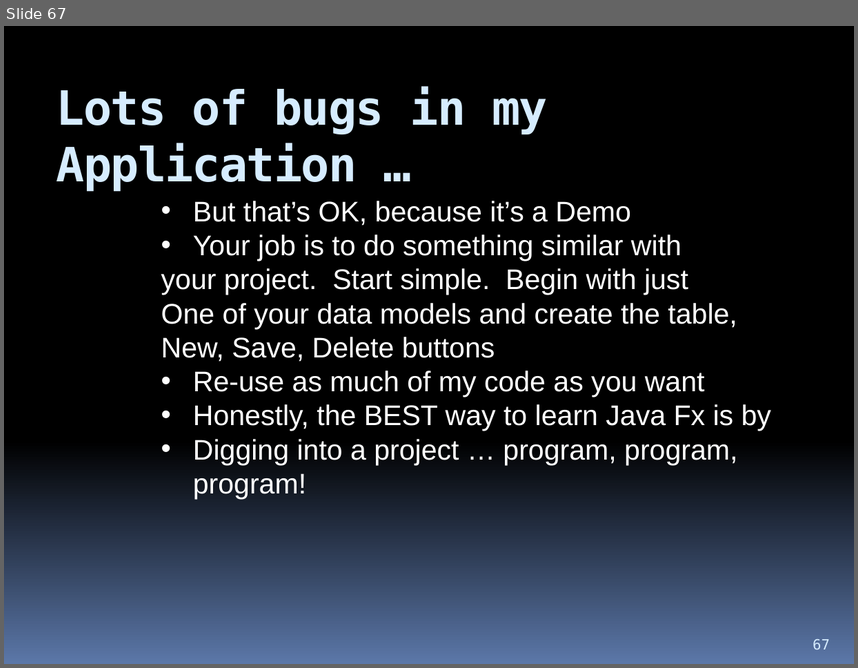
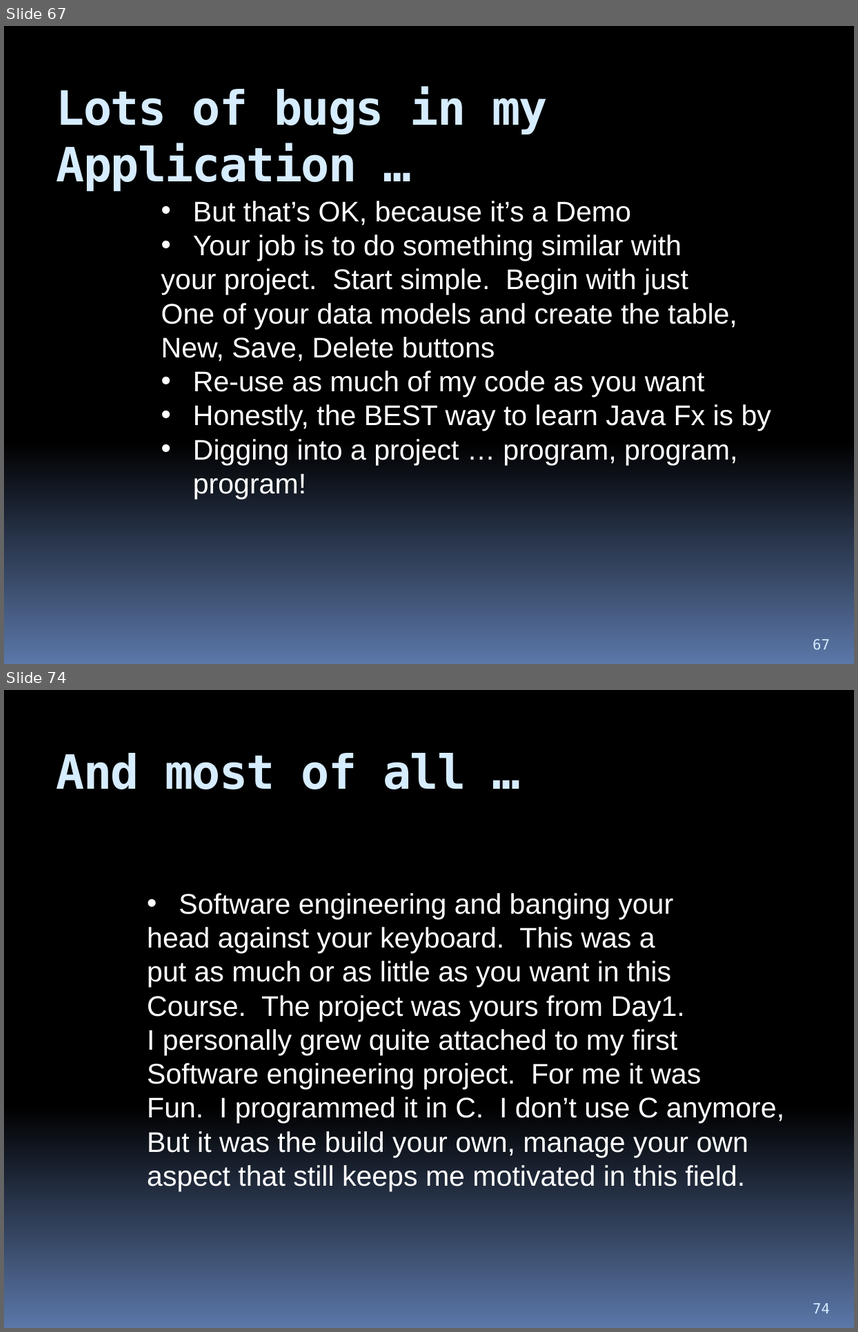
Before and after one commit to hchan/comp2613, a slide deck: coursePresentation.pptx. Shown one above the other, each under a label of ours: slide 67 before the commit, slides 67 and 74 after it; the slides between them are not shown. The pictures are 858x668 and 858x1332 pixels, drawn with LibreOffice and Linux fonts; fonts in the diff are those of the drawing. Boxes give left, top, right and bottom in pixels: in the first picture for what was removed or moved away, otherwise in the second. Text is boxed around its words. In the diff, an @@ line names an element or a change of style, - is before the commit and + after.

```diff
--- a/coursePresentation.pptx
+++ b/coursePresentation.pptx
@@ slide 74 added at <box>4,690,854,1328</box>, background gradient #000000 to #5B77A8 @@
@@ title added at <box>56,753,466,789</box>, 40 pt, text #D6ECFF, bold @@
+And most of all …
@@ text added at <box>147,893,784,1191</box>, 24 pt, text #FFFFFF @@
+• Software engineering and banging your
+head against your keyboard. This was a
+put as much or as little as you want in this
+Course. The project was yours from Day1.
+I personally grew quite attached to my first
+Software engineering project. For me it was
+Fun. I programmed it in C. I don’t use C anymore,
+But it was the build your own, manage your own
+aspect that still keeps me motivated in this field.
@@ page number added at <box>813,1303,830,1313</box>, 12 pt, text #D6ECFF @@
+74
```
Also in this commit, not shown: 7 other slides added, 1 other file.
